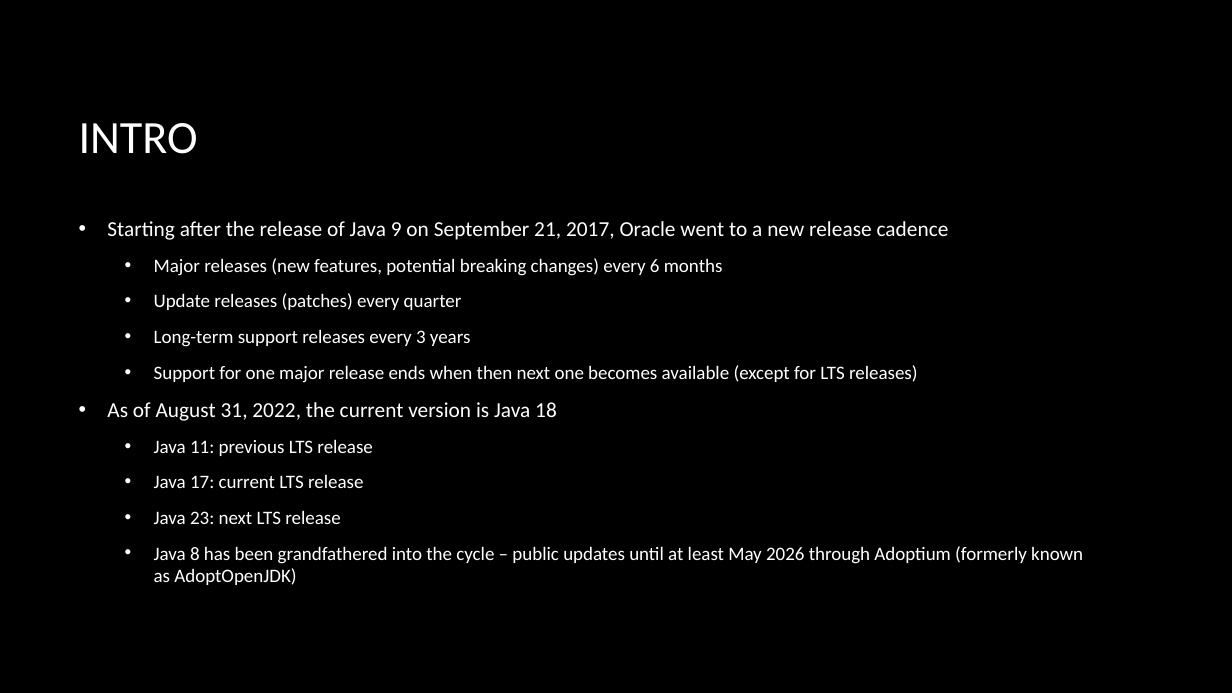
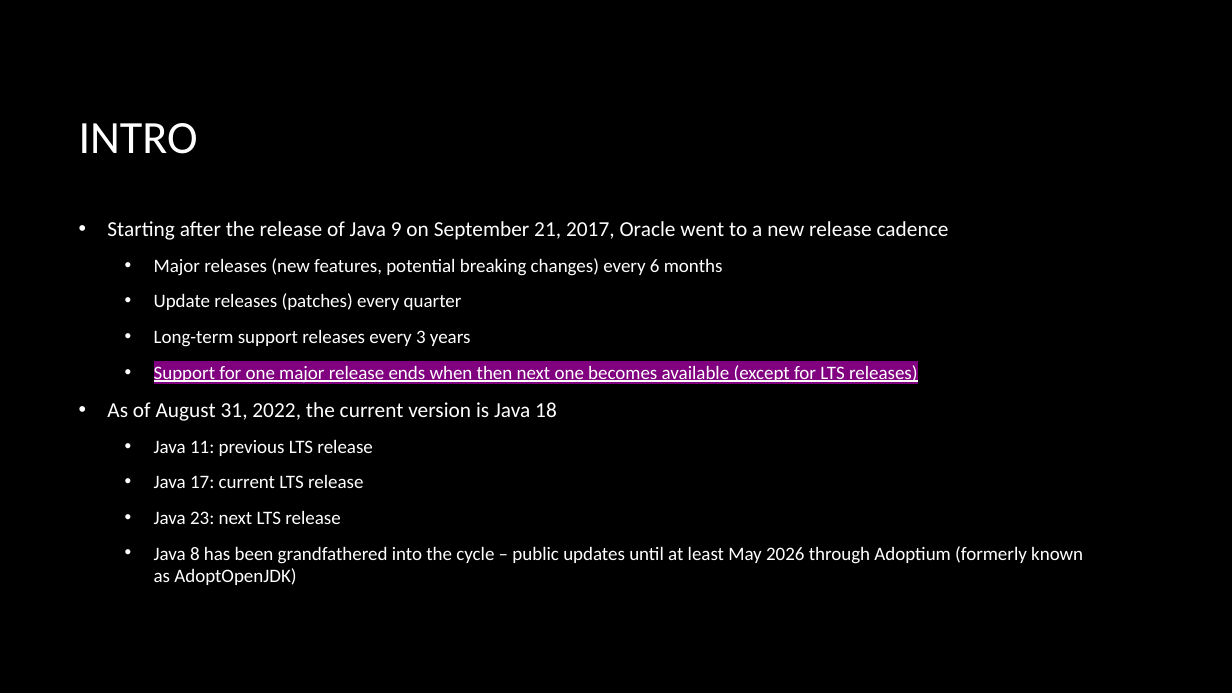
Before and after one commit to macdaddyaz/modern-java, a slide deck: slide 4 of Java 9 and up.pptx. Drawn at 1232x693 pixels with LibreOffice and Linux fonts; fonts in the diff are those of the drawing; background and template pictures are left out. Boxes give left, top, right and bottom in pixels: in the first picture for what was removed or moved away, otherwise in the second. Text is boxed around its words. In the diff, an @@ line names an element or a change of style, - is before the commit and + after.

```diff
--- a/Java 9 and up.pptx
+++ b/Java 9 and up.pptx
@@ text at (x1=154, y1=365, x2=918, y2=383): highlight none to #800080, underline on in "Support for one major release ends when ..." @@
```
Also in this commit, not shown: 4 other slides changed, 1 slide added.
